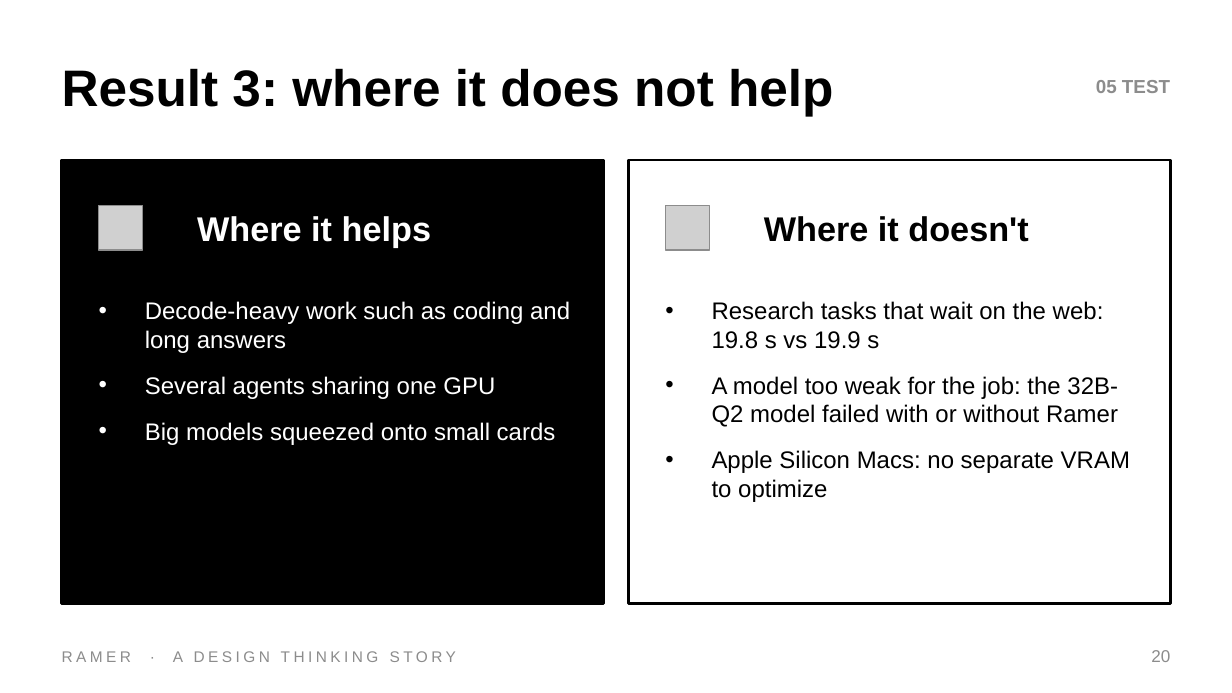
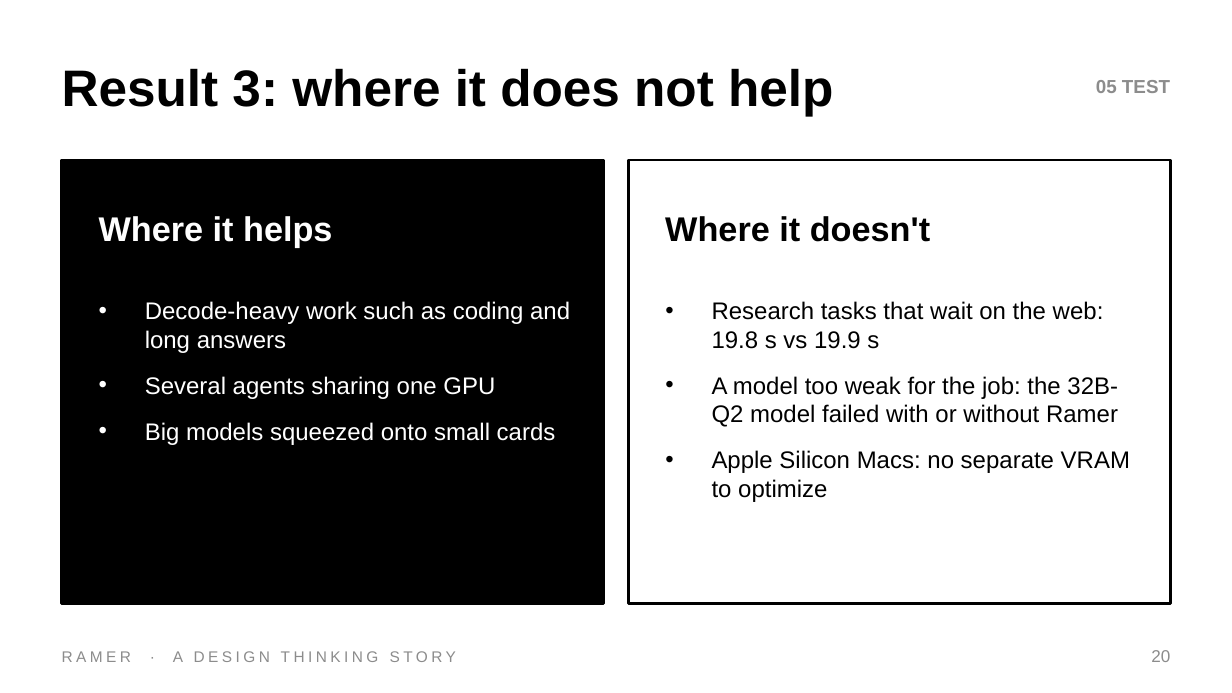
Before and after one commit to DrNeel11/tvarin, a slide deck: slide 20 of docs/Ramer_Design_Thinking.pptx. Drawn at 1232x693 pixels with LibreOffice and Linux fonts; fonts in the diff are those of the drawing; grey boxes stand for pictures. Boxes give left, top, right and bottom in pixels: in the first picture for what was removed or moved away, otherwise in the second. Text is boxed around its words. In the diff, an @@ line names an element or a change of style, - is before the commit and + after.

```diff
--- a/docs/Ramer_Design_Thinking.pptx
+++ b/docs/Ramer_Design_Thinking.pptx
@@ text "Where it helps": place and size @@
-text "Where it helps" at (197,216,431,248)
+text "Where it helps" at (99,216,332,248)
@@ picture removed at (99,206,143,250) @@
@@ text "Where it doesn't": place and size @@
-text "Where it doesn't" at (764,216,1028,242)
+text "Where it doesn't" at (665,216,930,242)
@@ picture removed at (665,206,710,250) @@
```
Also in this commit, not shown: 16 other slides changed.
